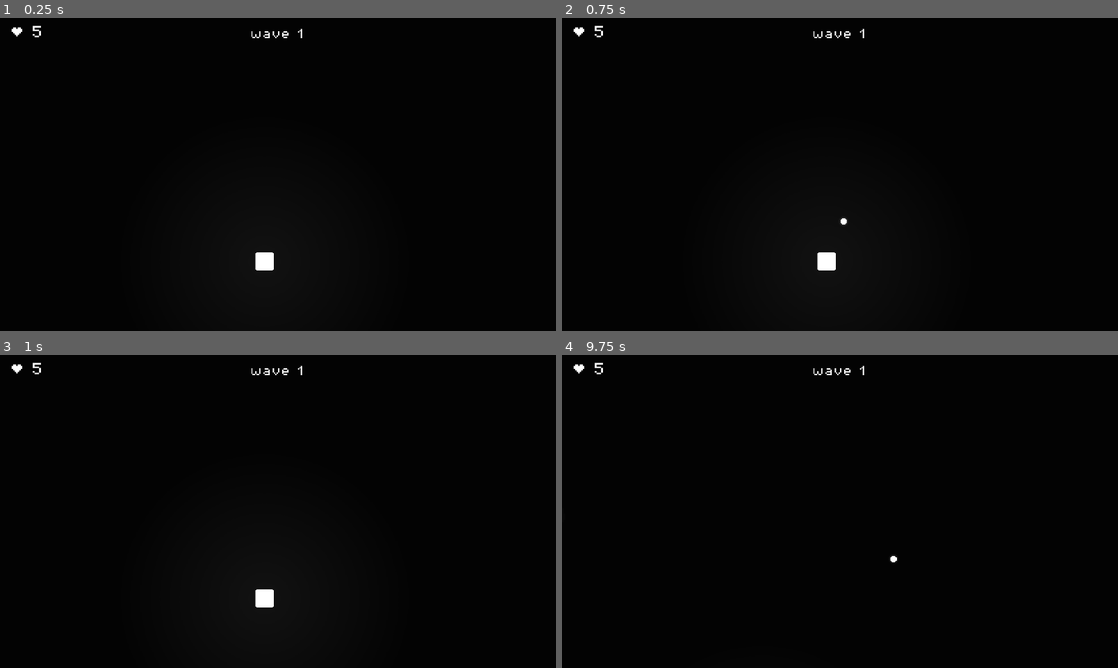
Above: before the commit, frames 1-4 (two rows, left to right).
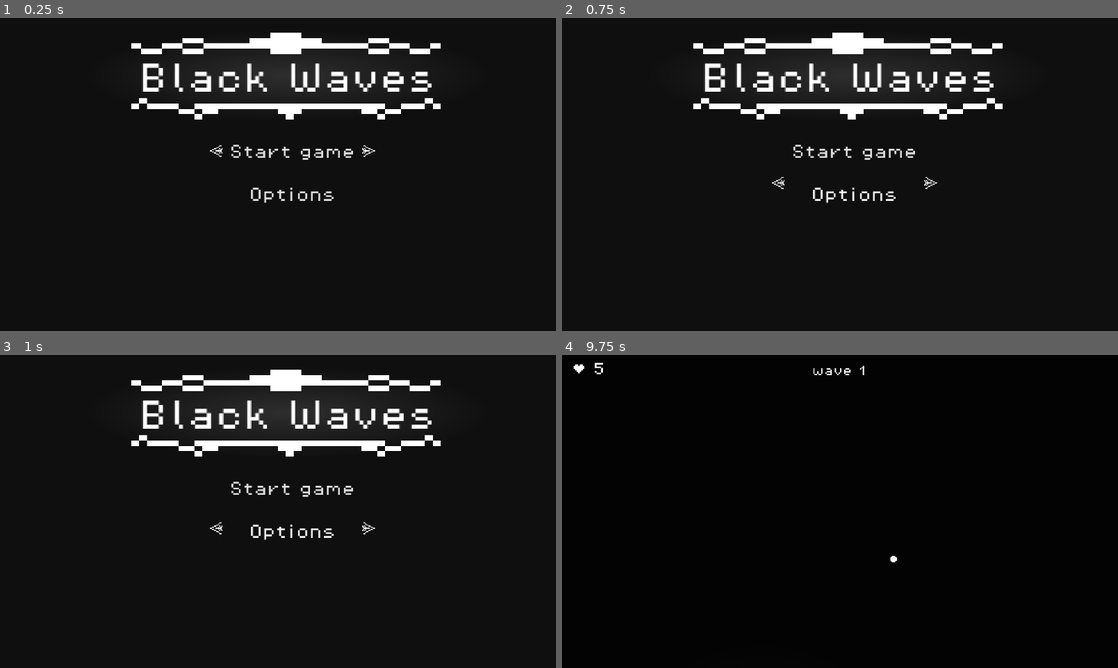
Above: after the commit, the same moments.

Repository: Cazik21/Blue_wave
Game: Godot game, scene res://scenes/tela_inicial.tscn
Same seed, same stepped clock (60 frames per second), same inputs: the game is played once before the commit and once after it. Before the commit the project starts from res://scenes/world.tscn.
Inputs (mouse positions are in pixels of both pictures, inside the frame that each line leads up to):
- Up to frame 1 (0.25 s): no input
- Up to frame 2 (0.75 s): click (856, 196) at 0.5 s, where only the run after the commit has a clickable "Options"
- Up to frame 3 (1 s): no input
- Up to frame 4 (9.75 s): click (856, 489) at 1.25 s, where only the run after the commit has a clickable "Start game"; tap Enter at 2, 5, 6.5 s; move the mouse to (962, 495) at 2.02 s; hold A (A) 2.03-2.78 s; tap D (D) at 2.3, 2.85, 5.3, 5.85 s; move the mouse to (728, 527) at 2.77 s; tap S (S) at 3.05, 6.05, 9.05 s; tap Space at 3.5, 5.75, 7.25 s; move the mouse to (895, 442) at 3.52 s; hold S (S) 3.53-4.28 s; tap W (W) at 3.8, 4.35, 6.8, 7.35 s; move the mouse to (812, 574) at 4.27 s; tap A (A) at 4.55, 7.55, 8.85 s; move the mouse to (1006, 558) at 5.02 s; hold A (A) 5.03-5.78 s; move the mouse to (673, 464) at 5.77 s; move the mouse to (867, 511) at 6.52 s; hold S (S) 6.53-7.28 s; move the mouse to (756, 433) at 7.27 s; move the mouse to (962, 495) at 8.02 s; hold D (D) 8.03-8.78 s; click (962, 495) at 8.1 s; move the mouse to (728, 527) at 8.77 s; move the mouse to (895, 442) at 9.52 s; hold D (D) from 9.53 s (still down)

The runs differ from the first frame. In frame 1, 9.9% of the frame differs, in the area x 2-80%, y 2-81%; in frame 2, 9.9%; in frame 3, 9.9%; in frame 4, less than 0.1%.

Commit message:
commit para sla o nome ._.

Diff:
--- /dev/null
+++ b/animated_sprite_2d.gd
@@ -0,0 +1,16 @@
+extends AnimatedSprite2D
+
+@onready var spawn_timer: Timer = $spawn_floor_enemy
+
+@export var enemy_scene : PackedScene
+
+func _ready() -> void:
+	play("1")
+	var tweenop = get_tree().create_tween()
+	tweenop.tween_property(self, "modulate",
+	 Color("#ffffff", 0),
+	 1).set_ease(Tween.EASE_OUT).set_trans(Tween.TRANS_CUBIC)
+	tweenop.connect("finished", delete)
+
+func delete():
+	queue_free()
--- a/project.godot
+++ b/project.godot
@@ -11,7 +11,7 @@
 [application]
 
 config/name="Black waves"
-run/main_scene="uid://dxghx7pn87w4x"
+run/main_scene="uid://cejbxgdvkinlm"
 config/features=PackedStringArray("4.5", "GL Compatibility")
 boot_splash/bg_color=Color(1, 0.2763351, 0.27401027, 1)
 boot_splash/image="uid://dugfy5yahxp0y"
@@ -36,6 +36,7 @@
 window/size/window_width_override=1248
 window/size/window_height_override=702
 window/stretch/mode="canvas_items"
+mouse_cursor/custom_image="uid://wv8jvq7qxybf"
 
 [global_group]
 
--- /dev/null
+++ b/scenes/options.gd
@@ -0,0 +1,12 @@
+extends Button
+
+func _ready() -> void:
+	var empty_style = StyleBoxEmpty.new()
+	add_theme_stylebox_override("normal", empty_style)
+	add_theme_stylebox_override("hover", empty_style)
+	add_theme_stylebox_override("pressed", empty_style)
+	add_theme_stylebox_override("focus", empty_style)
+
+func _process(_delta: float) -> void:
+	if is_hovered():
+		Messenger.options_selecionado.emit()
--- /dev/null
+++ b/scenes/selecionador.gd
@@ -0,0 +1,18 @@
+extends Node2D
+
+@onready var start: Button = $"../Start"
+@onready var options: Button = $"../Options"
+
+func _ready() -> void:
+	Messenger.start_selecionado.connect(start_selecionado)
+	Messenger.options_selecionado.connect(options_selecionado)
+
+func start_selecionado():
+	var tween = get_tree().create_tween()
+	tween.tween_property(self, "global_position", start.global_position,
+	 1).set_ease(Tween.EASE_OUT).set_trans(Tween.TRANS_CUBIC)
+
+func options_selecionado():
+	var tween = get_tree().create_tween()
+	tween.tween_property(self, "global_position", options.global_position,
+	 1).set_ease(Tween.EASE_OUT).set_trans(Tween.TRANS_CUBIC)
--- /dev/null
+++ b/scenes/tela_inicial.tscn
@@ -0,0 +1,101 @@
+[gd_scene load_steps=10 format=3 uid="uid://cejbxgdvkinlm"]
+
+[ext_resource type="FontFile" uid="uid://c3kajmqfy11vh" path="res://assets/PixelOperator8.ttf" id="1_hkbxb"]
+[ext_resource type="Texture2D" uid="uid://dmbxif23f25tr" path="res://assets/neg[ocio da tela inicial baixo.png" id="2_xo13d"]
+[ext_resource type="Texture2D" uid="uid://dpctplt7bex4q" path="res://assets/nengociu da tela inicial cima.png" id="3_2o6u0"]
+[ext_resource type="Texture2D" uid="uid://cpsq4xcv2non1" path="res://assets/light.png" id="3_hvj2l"]
+[ext_resource type="Script" uid="uid://b013v57xihjio" path="res://scripts/start.gd" id="5_whubj"]
+[ext_resource type="Script" uid="uid://dj78a75firwok" path="res://scenes/options.gd" id="6_8cyla"]
+[ext_resource type="Texture2D" uid="uid://cldisauoavkfd" path="res://assets/selecionar.png" id="6_87508"]
+[ext_resource type="Script" uid="uid://dqrnvmedpbt7h" path="res://scenes/selecionador.gd" id="7_j2f2k"]
+
+[sub_resource type="Theme" id="Theme_hvj2l"]
+
+[node name="Tela_inicial" type="Control"]
+layout_mode = 3
+anchors_preset = 15
+anchor_right = 1.0
+anchor_bottom = 1.0
+grow_horizontal = 2
+grow_vertical = 2
+
+[node name="fundo" type="ColorRect" parent="."]
+layout_mode = 0
+offset_right = 436.0
+offset_bottom = 285.0
+color = Color(0.06, 0.06, 0.06, 1)
+
+[node name="Menu" type="CanvasLayer" parent="."]
+
+[node name="black waves" type="Label" parent="Menu"]
+offset_left = 104.0
+offset_top = 34.0
+offset_right = 252.0
+offset_bottom = 50.0
+scale = Vector2(1.5, 1.5)
+theme_override_fonts/font = ExtResource("1_hkbxb")
+text = "Black Waves"
+
+[node name="baixo" type="TextureRect" parent="Menu"]
+offset_left = 98.0
+offset_top = 59.999996
+offset_right = 329.65002
+offset_bottom = 76.0
+texture = ExtResource("2_xo13d")
+
+[node name="cima" type="TextureRect" parent="Menu"]
+offset_left = 98.0
+offset_top = 11.0
+offset_right = 329.65002
+offset_bottom = 27.0
+texture = ExtResource("3_2o6u0")
+
+[node name="iluminação" type="PointLight2D" parent="Menu"]
+position = Vector2(215.49998, 43)
+scale = Vector2(2.6874998, 0.6071428)
+energy = 2.0
+texture = ExtResource("3_hvj2l")
+
+[node name="Start" type="Button" parent="Menu"]
+offset_left = 169.0
+offset_top = 92.0
+offset_right = 311.0
+offset_bottom = 116.0
+scale = Vector2(0.7, 0.7)
+theme_override_fonts/font = ExtResource("1_hkbxb")
+text = "Start game"
+script = ExtResource("5_whubj")
+
+[node name="Options" type="Button" parent="Menu"]
+offset_left = 169.00003
+offset_top = 124.000015
+offset_right = 311.0
+offset_bottom = 148.00002
+scale = Vector2(0.7, 0.7)
+theme = SubResource("Theme_hvj2l")
+theme_override_fonts/font = ExtResource("1_hkbxb")
+text = "Options"
+script = ExtResource("6_8cyla")
+
+[node name="Selecionador" type="Node2D" parent="Menu"]
+position = Vector2(169, 92)
+script = ExtResource("7_j2f2k")
+
+[node name="Selecionar" type="TextureRect" parent="Menu/Selecionador"]
+offset_left = -12.0
+offset_top = 3.0
+offset_right = 12.0
+offset_bottom = 25.0
+scale = Vector2(0.4, 0.4)
+texture = ExtResource("6_87508")
+
+[node name="Selecionar2" type="TextureRect" parent="Menu/Selecionador"]
+offset_left = 102.0
+offset_top = 3.0
+offset_right = 126.0
+offset_bottom = 25.0
+scale = Vector2(0.4, 0.4)
+texture = ExtResource("6_87508")
+flip_h = true
+
+[connection signal="pressed" from="Menu/Start" to="Menu/Start" method="_on_pressed"]
--- a/scripts/enemy.gd
+++ b/scripts/enemy.gd
@@ -21,10 +21,6 @@
 func _ready() -> void:
 	player = Messenger.player
 	org_color = anim.modulate
-	Messenger.change_enemy_speed.connect(change_speed)
-
-func change_speed():
-	speed += 20
 
 func _process(delta: float) -> void:
 	if knockback_velocity.length() > 1:
--- a/scripts/messenger.gd
+++ b/scripts/messenger.gd
@@ -7,8 +7,7 @@
 var player_lifes : int = 5
 var point_to_shoot
 
+signal ondinhas
+signal start_selecionado
+signal options_selecionado
 signal diminuir_timer
-
-signal ondinhas
-
-signal change_enemy_speed
--- /dev/null
+++ b/scripts/start.gd
@@ -0,0 +1,16 @@
+extends Button
+
+func _ready() -> void:
+	var empty_style = StyleBoxEmpty.new()
+	add_theme_stylebox_override("normal", empty_style)
+	add_theme_stylebox_override("hover", empty_style)
+	add_theme_stylebox_override("pressed", empty_style)
+	add_theme_stylebox_override("focus", empty_style)
+
+func _process(_delta: float) -> void:
+	if is_hovered():
+		Messenger.start_selecionado.emit()
+
+
+func _on_pressed() -> void:
+	get_tree().change_scene_to_file("res://scenes/world.tscn")
--- a/scripts/waves.gd
+++ b/scripts/waves.gd
@@ -15,5 +15,3 @@
 	Messenger.enemies_f = Messenger.enemies_p_wave
 	label.text = ("wave " + str(Messenger.wave))
 	Messenger.diminuir_timer.emit()
-
-	Messenger.change_enemy_speed.emit()
Not shown, added: animated_sprite_2d.gd.uid
Binary file added: assets/Cursor.png
Not shown, added: assets/Cursor.png.import
Binary file added: assets/neg[ocio da tela inicial baixo.png
Not shown, added: assets/neg[ocio da tela inicial baixo.png.import
Binary file added: assets/nengociu da tela inicial cima.png
Not shown, added: assets/nengociu da tela inicial cima.png.import
Binary file added: assets/selecionar.png
Not shown, added: assets/selecionar.png.import
Not shown, added: scenes/options.gd.uid
Not shown, added: scenes/selecionador.gd.uid
Not shown, added: scripts/start.gd.uid
